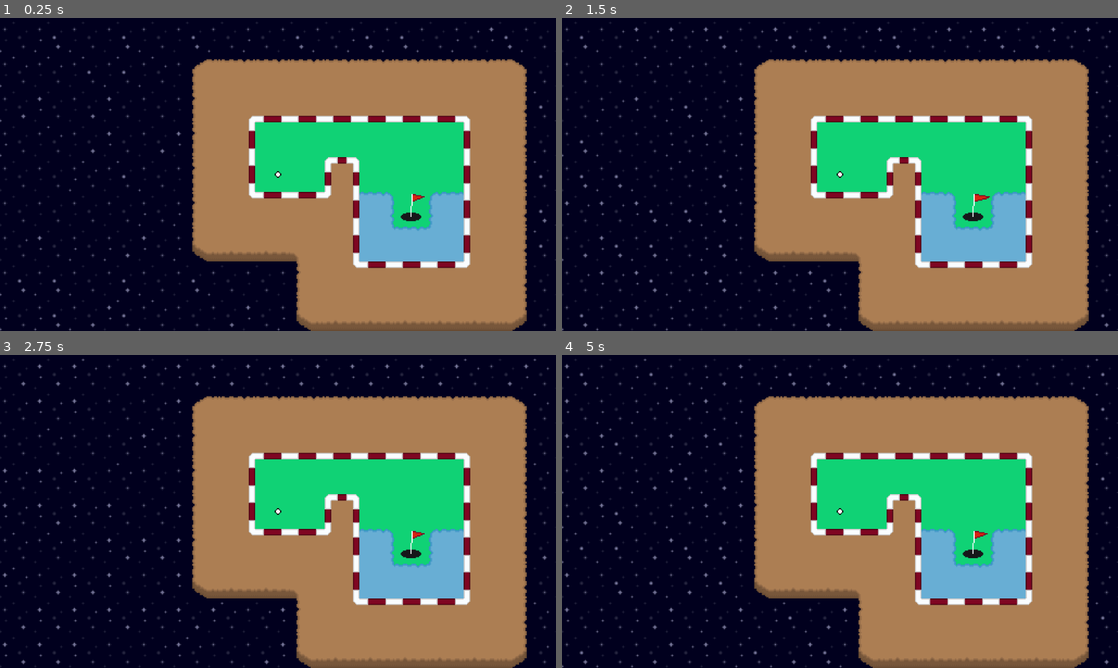
Above: before the commit, frames 1-4 (two rows, left to right).
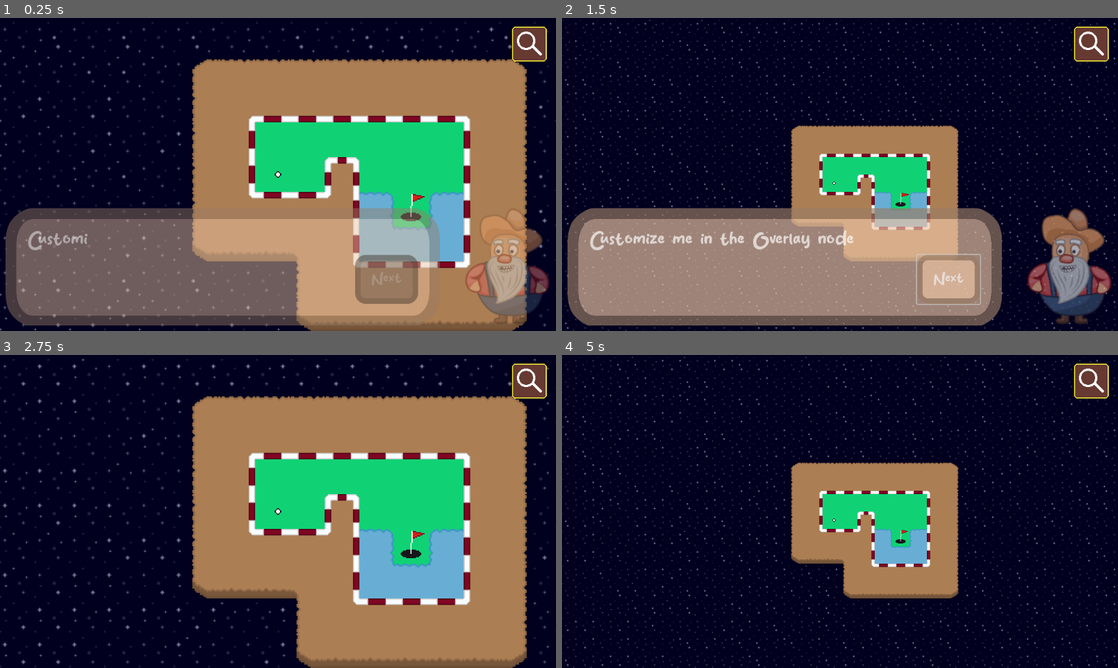
Above: after the commit, the same moments.

Repository: SleepingColossus/rustys-mini-golf
Game: Godot game, scene res://Maps/Map10.tscn
Two runs of this game, one before a commit and one after it. Both use one fixed random seed, a clock stepped at 60 frames per second and the inputs below. The project has no main scene, so this scene is started directly.
Inputs (mouse positions are in pixels of both pictures, inside the frame that each line leads up to):
- Up to frame 1 (0.25 s): no input
- Up to frame 2 (1.5 s): click (1090, 43) at 0.52 s; click (951, 280) at 1.25 s, where only the run after the commit has a clickable "Next"
- Up to frame 3 (2.75 s): click (528, 380) at 2.02 s
- Up to frame 4 (5 s): click (1090, 380) at 2.77 s; move the mouse to (962, 495) at 3.52 s; tap Z (toggle_zoom) at 3.6, 4.35 s; click (962, 495) at 3.67 s; move the mouse to (728, 527) at 4.27 s; click (728, 527) at 4.42 s

The runs differ from the first frame. In frame 1, 29% of the frame differs, in the area x 1-99%, y 2-99%; in frame 2, 63%, in the area x 0-100%, y 0-100%; in frame 3, 0.7%; in frame 4, 47%.
Error before the commit: Invalid access to property or key 'tutorial_complete' on a base object of type 'null instance'. (res://Maps/Gameplay.gd:16)

Commit message:
Add overlay to map10

Diff:
--- a/Src/Maps/Map10.tscn
+++ b/Src/Maps/Map10.tscn
@@ -1,10 +1,11 @@
-[gd_scene load_steps=6 format=3 uid="uid://b4bc5wtohrx04"]
+[gd_scene load_steps=7 format=3 uid="uid://b4bc5wtohrx04"]
 
 [ext_resource type="Script" path="res://Maps/Gameplay.gd" id="1_jjx2g"]
 [ext_resource type="TileSet" uid="uid://bw6rlks3xkk14" path="res://Terrain/TileSet.tres" id="2_nxf7o"]
 [ext_resource type="TileSet" uid="uid://jxwklsycjhqh" path="res://Terrain/SpaceTileSet.tres" id="3_7no4v"]
 [ext_resource type="PackedScene" uid="uid://1kasrsh4cgmt" path="res://GameObjects/Ball/Ball.tscn" id="4_oc3h3"]
 [ext_resource type="PackedScene" uid="uid://du633ihr8gykw" path="res://Cursor/CustomCursor.tscn" id="5_kv6of"]
+[ext_resource type="PackedScene" uid="uid://bdnmctsjtjrgl" path="res://UI/Overlay.tscn" id="6_kscn5"]
 
 [node name="TestMap" type="Node2D"]
 script = ExtResource("1_jjx2g")
@@ -55,3 +56,7 @@
 mass = 0.4
 
 [node name="CustomCursor" parent="." instance=ExtResource("5_kv6of")]
+
+[node name="Overlay" parent="." node_paths=PackedStringArray("level_camera", "ball") instance=ExtResource("6_kscn5")]
+level_camera = NodePath("../LevelCamera")
+ball = NodePath("../Ball")
